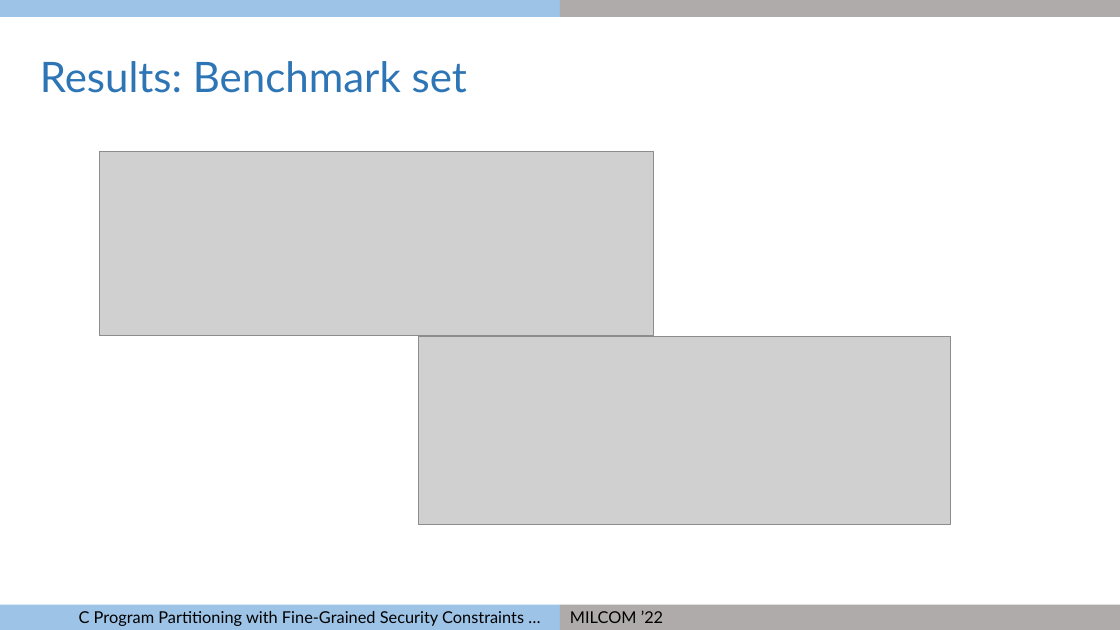
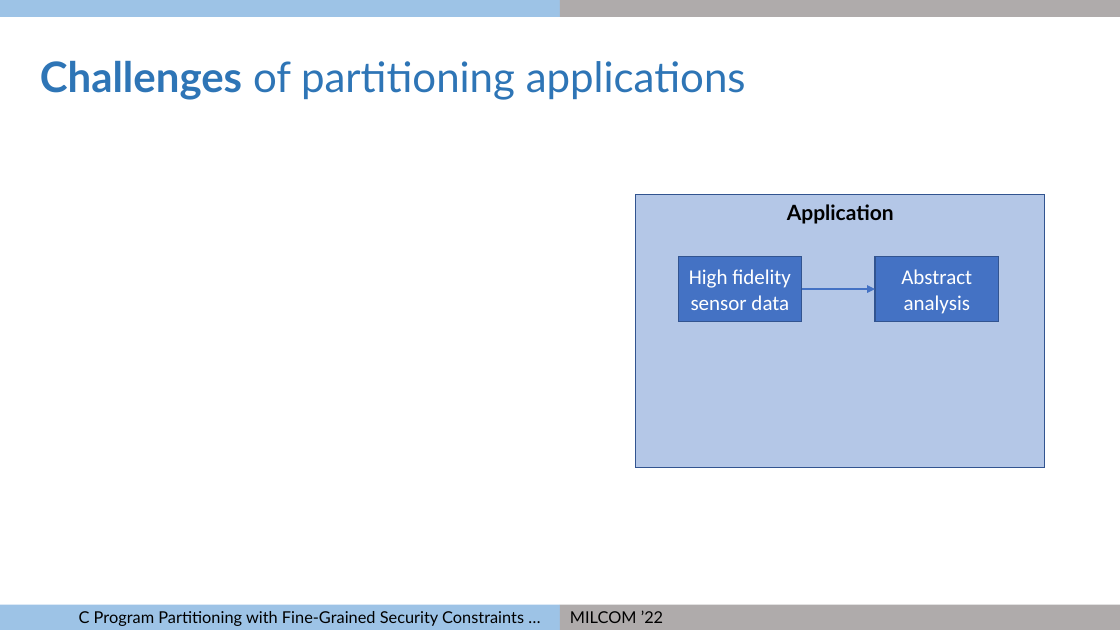
Before and after one commit to gaps-closure/ect, a slide deck: slide 8 of milcom-2022.pptx (slide 22 before the commit). Drawn at 1120x630 pixels with LibreOffice and Linux fonts; fonts in the diff are those of the drawing; grey boxes stand for pictures. Boxes give left, top, right and bottom in pixels: in the first picture for what was removed or moved away, otherwise in the second. Text is boxed around its words. In the diff, an @@ line names an element or a change of style, - is before the commit and + after.

```diff
--- a/milcom-2022.pptx
+++ b/milcom-2022.pptx
@@ text at [40,60,746,100]: text changed @@
-Results: Benchmark set
+Challenges of partitioning applications
@@ picture removed at [99,151,654,335] @@
@@ rectangle added at [636,195,1045,468], fill #B4C7E7, outline #325491 1 pt @@
@@ text added at [787,204,894,224], 18 pt, text #000000, bold @@
+Application
@@ rectangle added at [678,256,802,321], fill #4472C4, outline #325491 1 pt, 18 pt, text #FFFFFF @@
+High fidelity sensor data
@@ rectangle added at [875,257,999,322], fill #4472C4, outline #325491 1 pt, 18 pt, text #FFFFFF @@
+Abstract analysis
@@ arrow added from (802, 289) to (875, 289), #4472C4 2.25 pt @@
@@ picture removed at [418,337,950,525] @@
```
Also in this commit, not shown: 10 other slides changed, 8 slides added, 13 slides removed, 1 other file.
